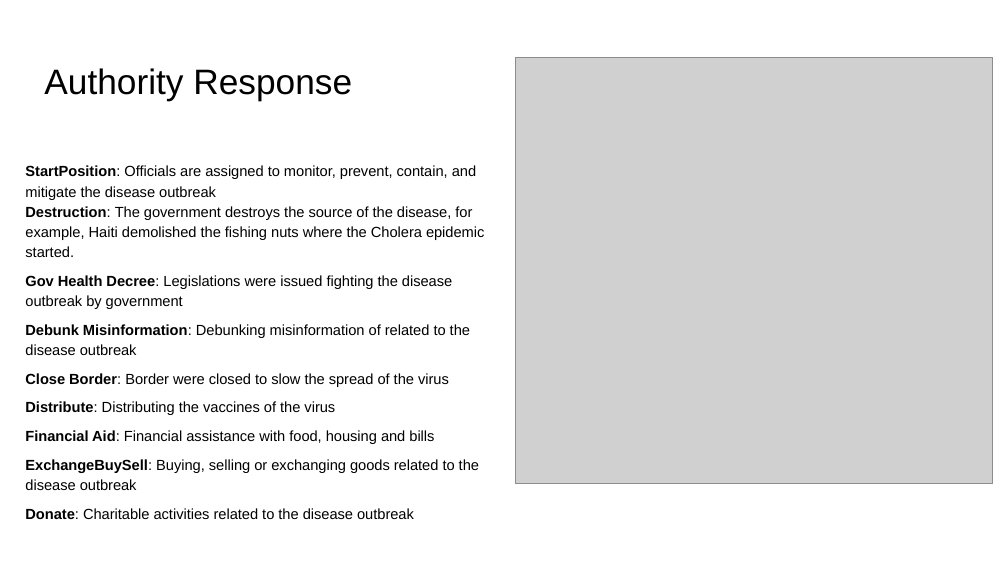
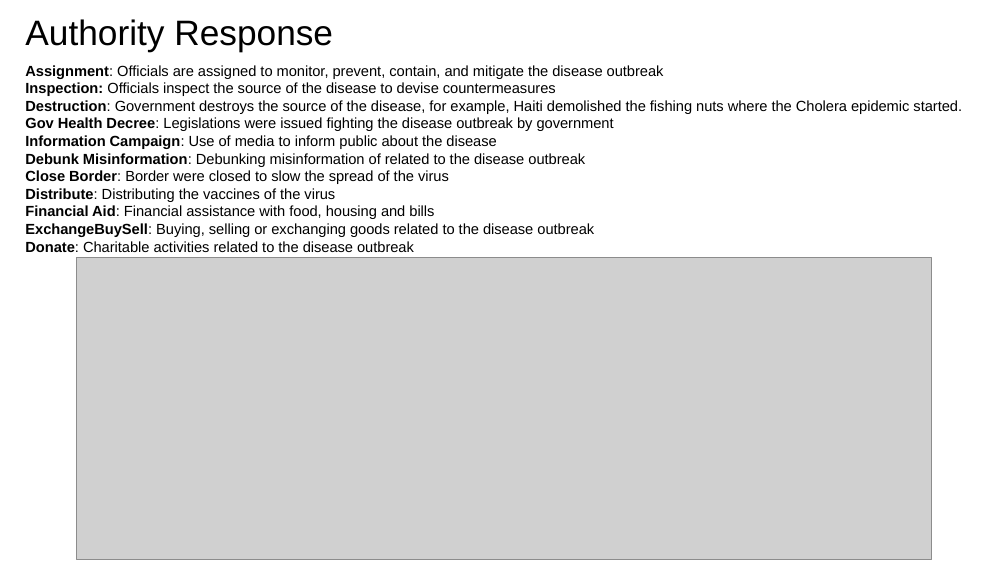
Before and after one commit to RESIN-KAIROS/schemalib, a slide deck: slide 10 of hrf/disease_outbreak.pptx (slide 8 before the commit). Drawn at 1008x567 pixels with LibreOffice and Linux fonts; fonts in the diff are those of the drawing; grey boxes stand for pictures. Boxes give left, top, right and bottom in pixels: in the first picture for what was removed or moved away, otherwise in the second. Text is boxed around its words. In the diff, an @@ line names an element or a change of style, - is before the commit and + after.

Commit message:
update disease outbreak json and hrf.

```diff
--- a/hrf/disease_outbreak.pptx
+++ b/hrf/disease_outbreak.pptx
@@ title "Authority Response" moved from (x1=44, y1=68, x2=352, y2=100) to (x1=25, y1=19, x2=333, y2=51) @@
@@ text "Assignment: Officials are assigned to ..." moved from (x1=25, y1=165, x2=484, y2=519) to (x1=25, y1=65, x2=962, y2=252) @@
@@ picture removed at (x1=515, y1=57, x2=993, y2=484) @@
@@ text at (x1=25, y1=65, x2=962, y2=114): text changed @@
-StartPosition: Officials are assigned to monitor, prevent, contain, and mitigate the disease outbreak
-Destruction: The government destroys the source of the disease, for example, Haiti demolished the fishing nuts where the Cholera epidemic started.
+Assignment: Officials are assigned to monitor, prevent, contain, and mitigate the disease outbreak
+Inspection: Officials inspect the source of the disease to devise countermeasures
+Destruction: Government destroys the source of the disease, for example, Haiti demolished the fishing nuts where the Cholera epidemic started.
@@ text at (x1=25, y1=117, x2=614, y2=252): line spacing 1.15 to 1; less space between paragraphs @@
@@ text at (x1=25, y1=135, x2=496, y2=149): paragraph added @@
+Information Campaign: Use of media to inform public about the disease
@@ picture added at (x1=77, y1=258, x2=931, y2=559) @@
```
Also in this commit, not shown: 7 other slides changed, 2 slides added, 5 other files.
